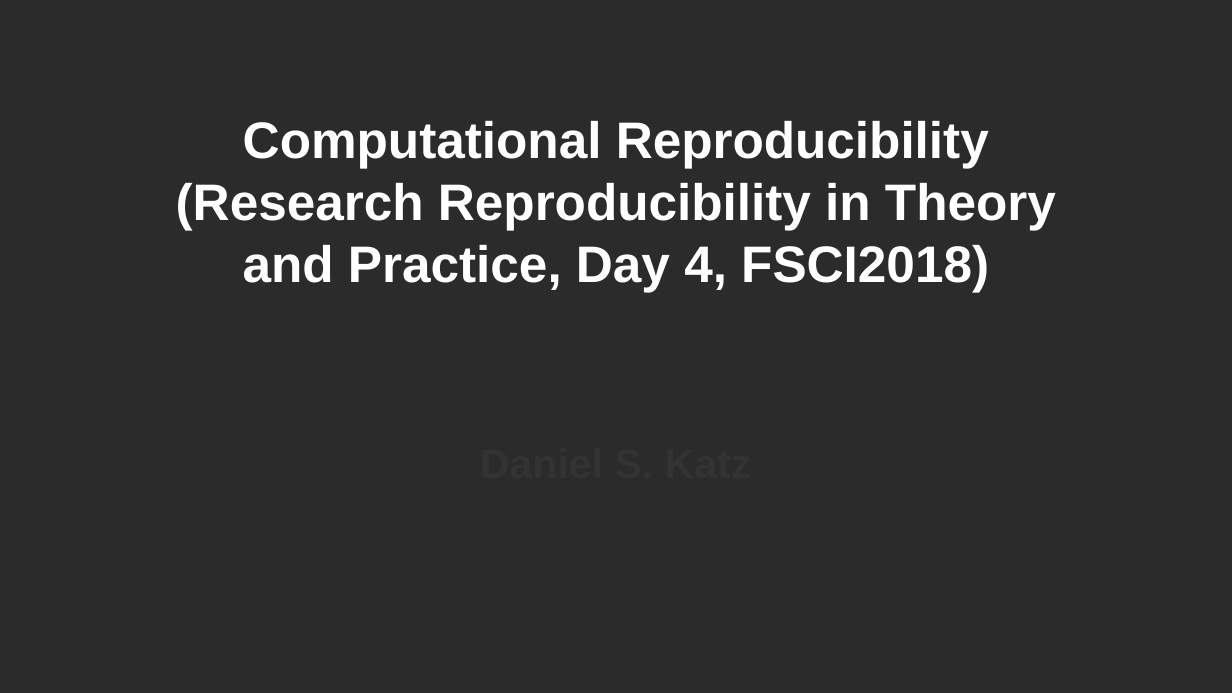
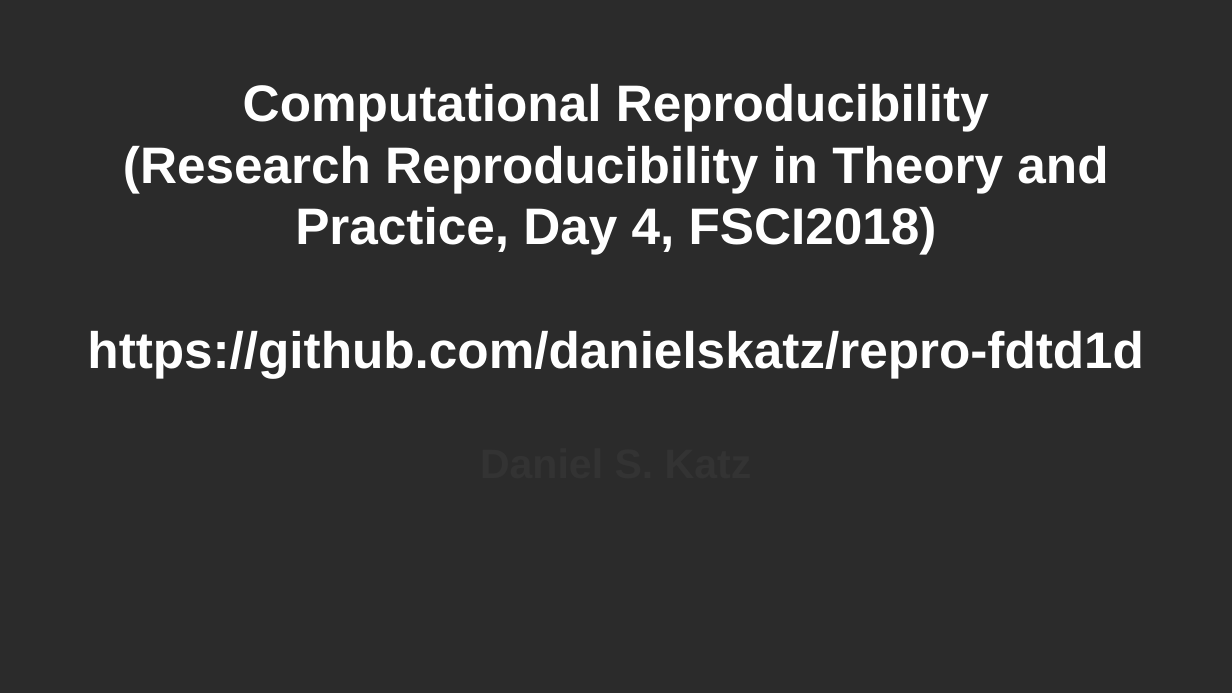
Before and after one commit to danielskatz/repro-fdtd1d, a slide deck: slide 1 of comp-repro.pptx. Drawn at 1232x693 pixels with LibreOffice and Linux fonts; fonts in the diff are those of the drawing; background and template pictures are left out; a plain dark background stands for a picture behind light text. Boxes give left, top, right and bottom in pixels: in the first picture for what was removed or moved away, otherwise in the second. Text is boxed around its words. In the diff, an @@ line names an element or a change of style, - is before the commit and + after.

```diff
--- a/comp-repro.pptx
+++ b/comp-repro.pptx
@@ text "Computational Reproducibility (Research Reproducibility in ..." moved from (x1=176, y1=121, x2=1056, y2=292) to (x1=87, y1=84, x2=1144, y2=378) @@
@@ text at (x1=87, y1=331, x2=1144, y2=378): paragraph added @@
+https://github.com/danielskatz/repro-fdtd1d
```
Also in this commit, not shown: 1 other slide changed.
